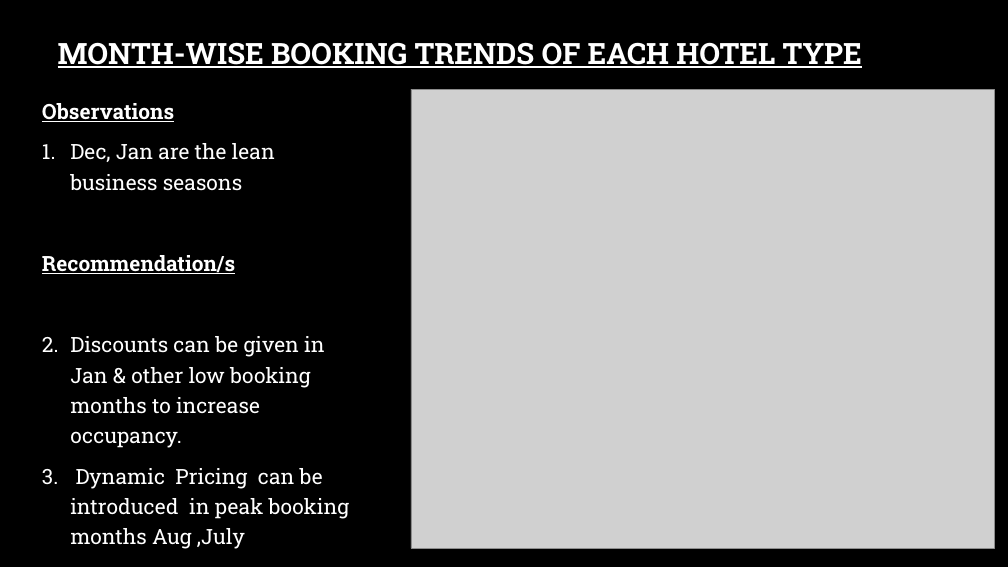
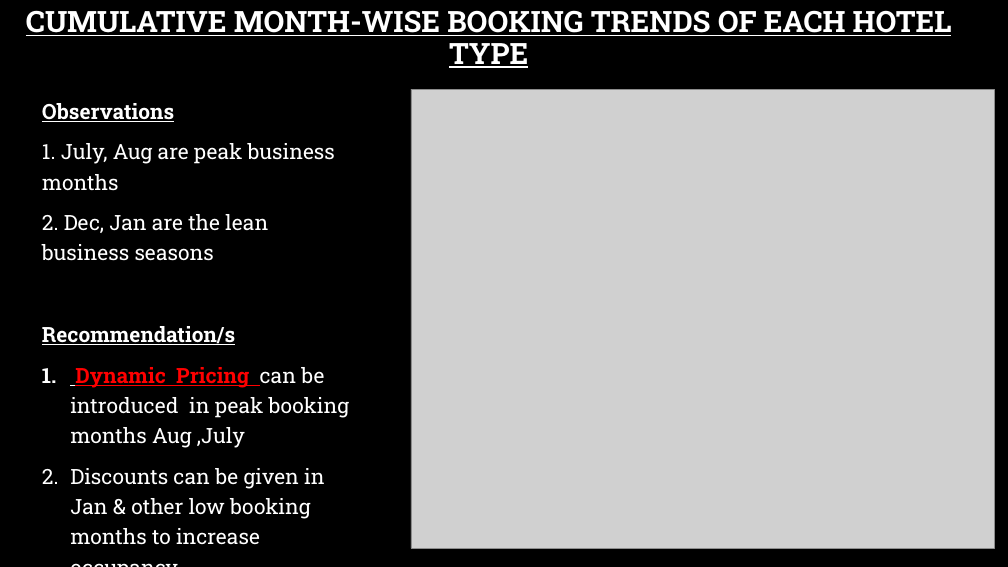
Before and after one commit to lakshay170/hotel_capstone, a slide deck: slide 14 of Hotel capstone.pptx. Drawn at 1008x567 pixels with LibreOffice and Linux fonts; fonts in the diff are those of the drawing; grey boxes stand for pictures; background and template pictures are left out. Boxes give left, top, right and bottom in pixels: in the first picture for what was removed or moved away, otherwise in the second. Text is boxed around its words. In the diff, an @@ line names an element or a change of style, - is before the commit and + after.

```diff
--- a/Hotel capstone.pptx
+++ b/Hotel capstone.pptx
@@ title at (26,10,952,68): text changed @@
-MONTH-WISE BOOKING TRENDS OF EACH HOTEL TYPE
+CUMULATIVE MONTH-WISE BOOKING TRENDS OF EACH HOTEL TYPE
@@ text at (42,143,335,261): text changed @@
-1. Dec, Jan are the lean business seasons
+1. July, Aug are peak business months
+2. Dec, Jan are the lean business seasons
@@ text at (70,336,325,448): paragraph removed @@
-1. Discounts can be given in Jan & other low booking months to increase occupancy.
@@ text at (70,367,350,448): text colour #FFFFFF to #FF0000, bold on, underline on in "Dynamic Pricing" @@
@@ text at (70,468,325,545): paragraph added @@
+2. Discounts can be given in Jan & other low booking months to increase occupancy
```
Also in this commit, not shown: 8 other slides changed, 1 slide added, 1 slide removed, 1 other file.
